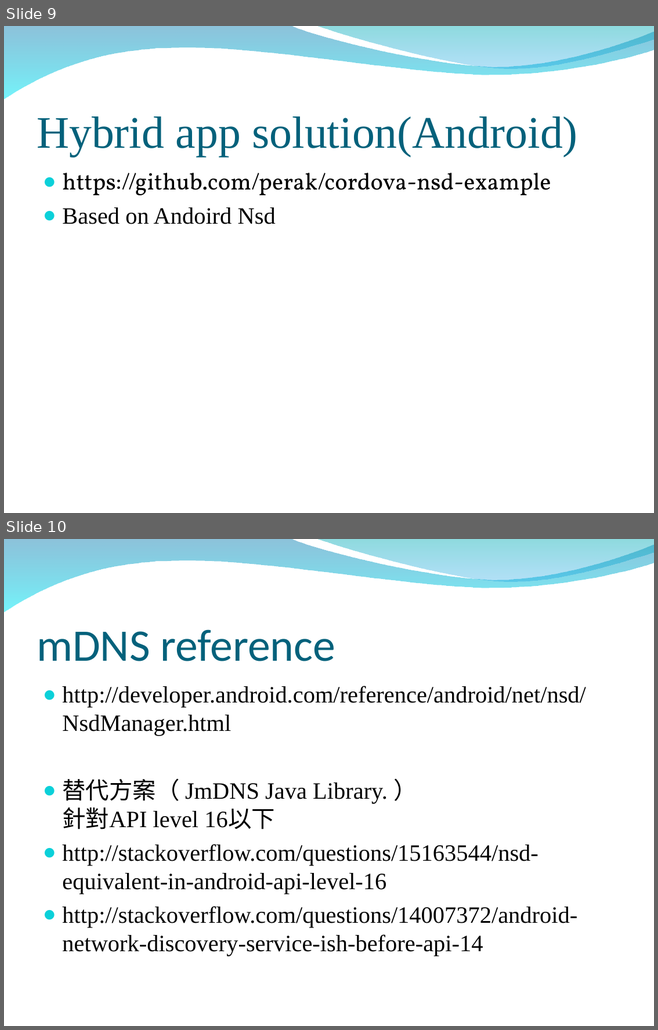
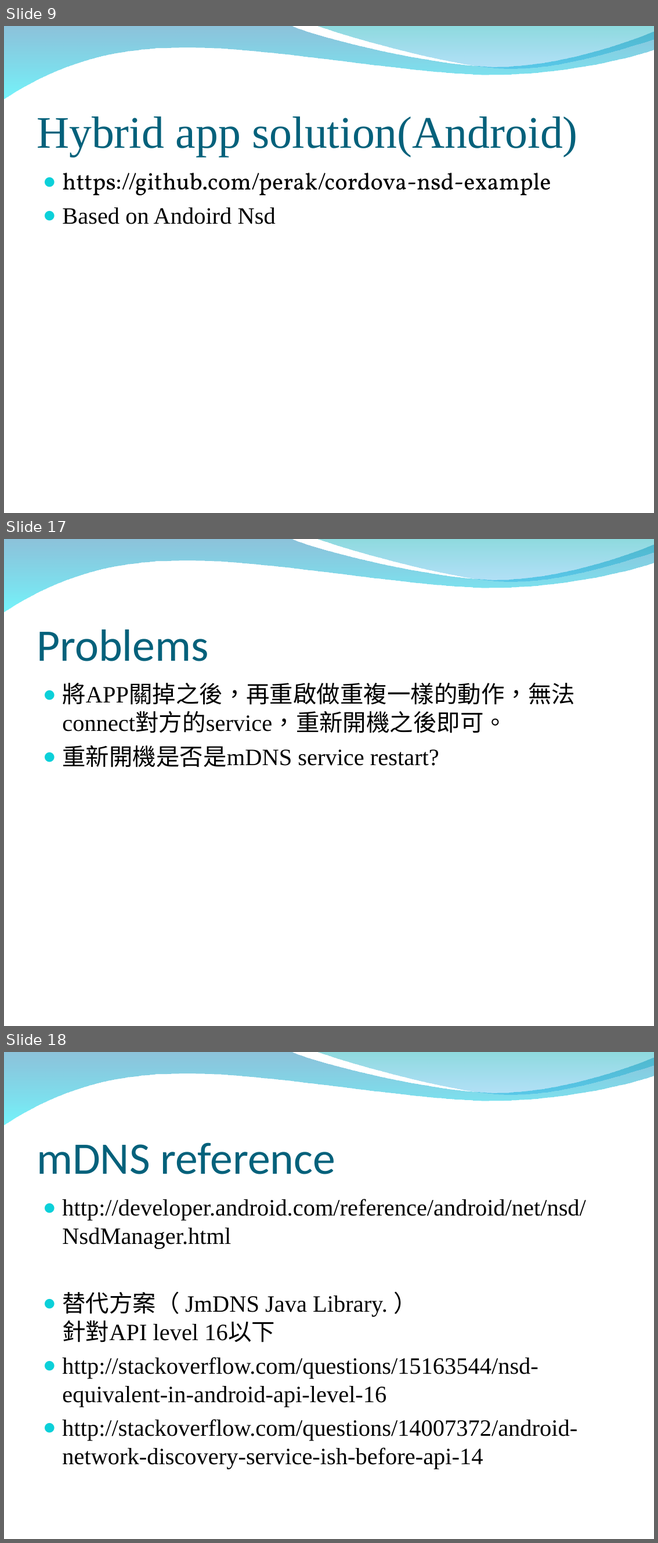
Before and after one commit to peter279k/regular_meeting, a slide deck: mDNS.ppt. Shown one above the other, each under a label of ours: slides 9 and 10 before the commit, slides 9, 17 and 18 after it; the slides between them are not shown. The pictures are 658x1030 and 658x1543 pixels, drawn with LibreOffice and Linux fonts; fonts in the diff are those of the drawing; background and template pictures are left out. Boxes give left, top, right and bottom in pixels: in the first picture for what was removed or moved away, otherwise in the second. Text is boxed around its words. In the diff, an @@ line names an element or a change of style, - is before the commit and + after.

```diff
--- a/mDNS.ppt
+++ b/mDNS.ppt
@@ slide 17 added at [4, 539, 654, 1026], background picture (left out); not listed: 2 template elements that a slide beside it also shows @@
@@ title added at [36, 629, 209, 661], 50 pt, text #04617B @@
+Problems
@@ text added at [62, 683, 575, 768], 26 pt, text #000000 @@
+● 將APP關掉之後，再重啟做重複一樣的動作，無法connect對方的service，重新開機之後即可。
+● 重新開機是否是mDNS service restart?
@@ what was slide 10 is now slide 18 @@
```
Also in this commit, not shown: 7 other slides added, 1 other file.
